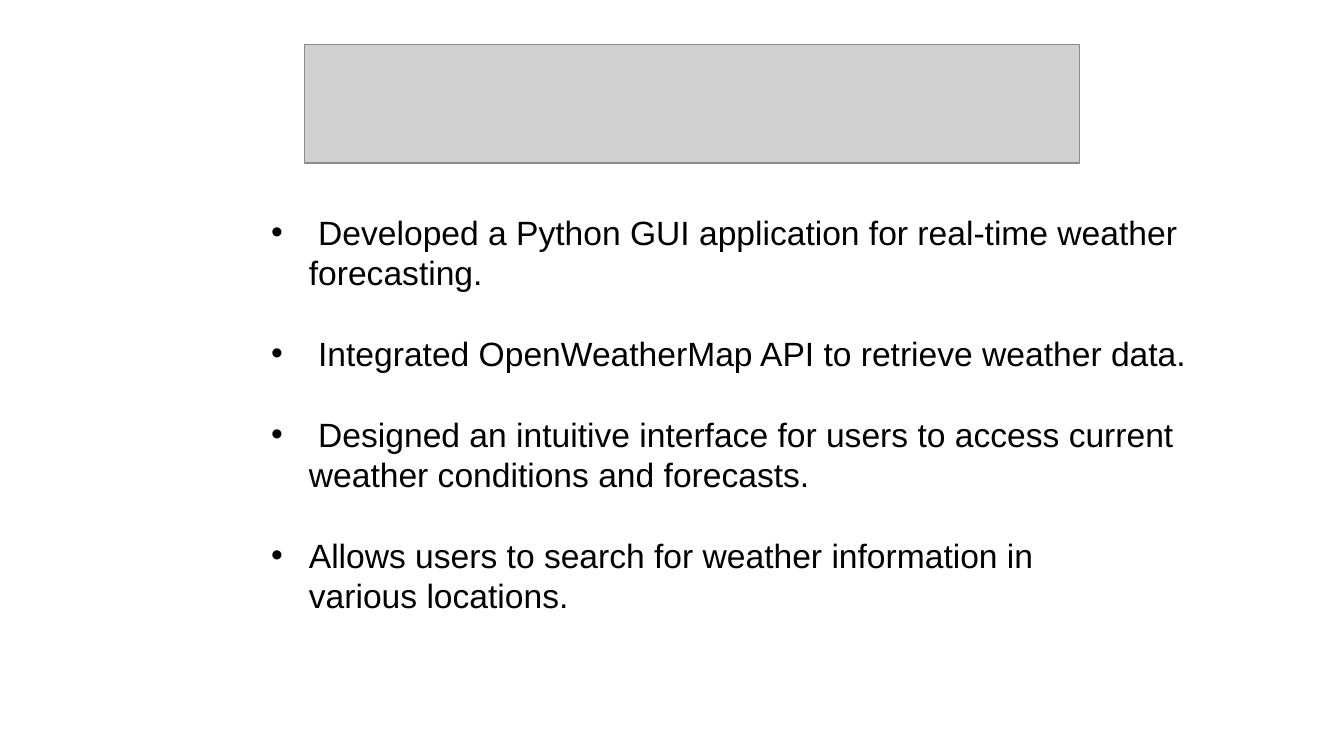
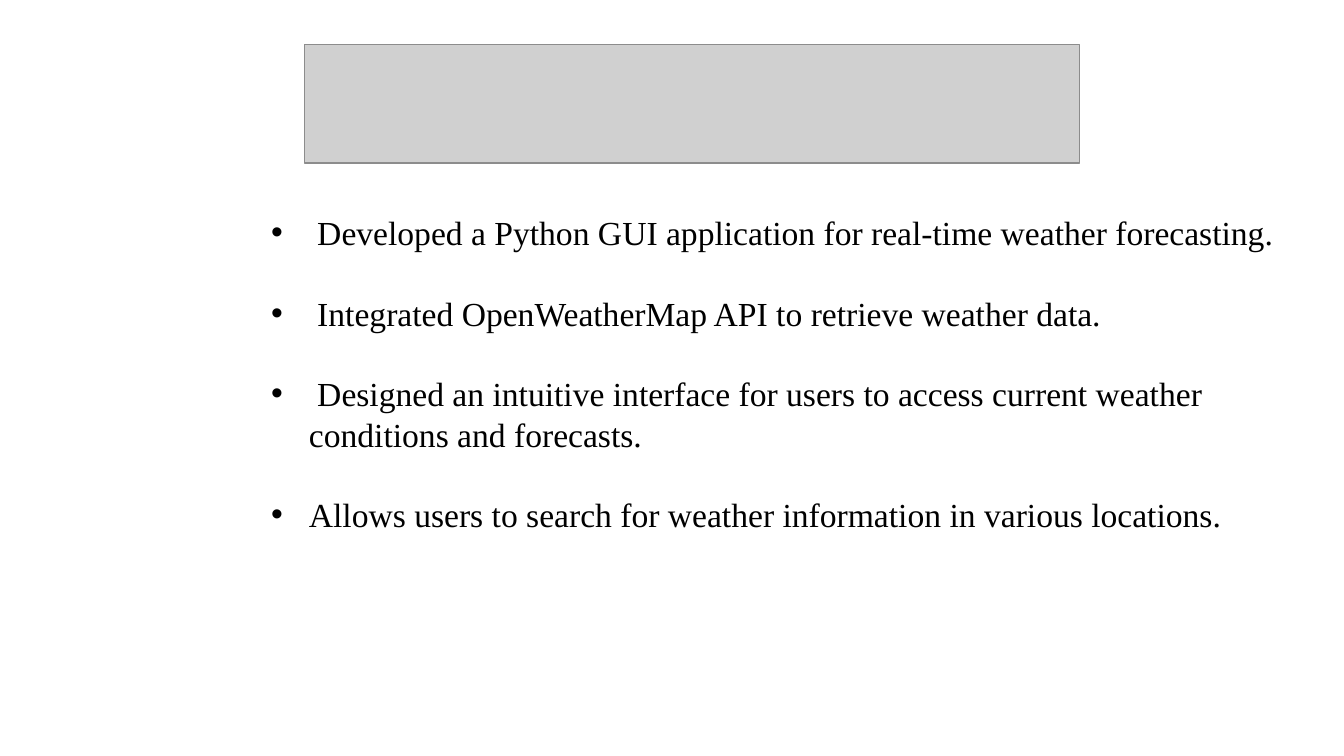
Before and after one commit to MegavarshiniM/Weather-Forecast, a slide deck: slide 2 of Weather Forecast.pptx. Drawn at 1344x756 pixels with LibreOffice and Linux fonts; fonts in the diff are those of the drawing; grey boxes stand for pictures; background and template pictures are left out. Boxes give left, top, right and bottom in pixels: in the first picture for what was removed or moved away, otherwise in the second. Text is boxed around its words. In the diff, an @@ line names an element or a change of style, - is before the commit and + after.

```diff
--- a/Weather Forecast.pptx
+++ b/Weather Forecast.pptx
@@ text "Developed a Python GUI application ..." at [309, 221, 1273, 528]: font Arial to Times New Roman @@
```
Also in this commit, not shown: 5 other slides changed.
